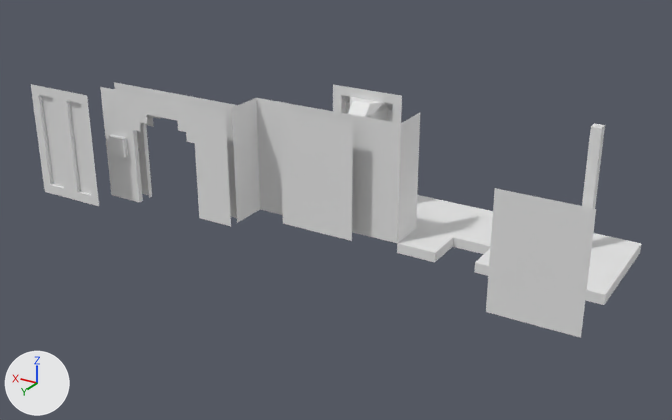
Before and after pictures for a commit that changed the glTF model assets/graphics/models/isisian_level_meshes.glb.
Camera for both pictures: a 50 mm camera at (-11.12, 16.05, 9.52) aimed at (-0.13, -2.26, 0.36). The lights are fixed; the arrows at lower left show +X, +Y and +Z. Vertices at the same position are counted once.

Script lines for the objects in view, before the commit:
```python
me_cube_005 = bpy.data.meshes.new('Cube.005')
me_cube_005.from_pydata(...)  # 12 vertices, 12 faces; spans x -1.0..1.0, y 0.0, z 0.0..3.0
# before: 0 (1.0, 0.0, 1.0), 1 (1.0, 0.0, 0.0), 2 (0.0, 0.0, 1.0), 3 (1.0, 0.0, 2.0), 4 (0.0, 0.0, 2.0)
# before: 6 (0.0, 0.0, 3.0) at pixel (325, 109), 7 (1.0, 0.0, 3.0) at pixel (290, 103), 11 (0.0, 0.0, 0.0)
me_cube_006 = bpy.data.meshes.new('Cube.006')
me_cube_006.from_pydata(...)  # 12 vertices, 12 faces; spans x 0.0..1.0, y -1.0..0.0, z 0.0..3.0
me_cube_007 = bpy.data.meshes.new('Cube.007')
me_cube_007.from_pydata(...)  # 181 vertices, 286 faces; spans x -1.0..1.0, y -0.25..0.75, z 0.0..3.0
me_cube_008 = bpy.data.meshes.new('Cube.008')
me_cube_008.from_pydata(...)  # 12 vertices, 12 faces; spans x -1.0..0.0, y 0.0..1.0, z 0.0..3.0
me_cube_016 = bpy.data.meshes.new('Cube.016')
me_cube_016.from_pydata(...)  # 12 vertices, 12 faces; spans x -1.0..1.0, y 0.0, z 0.0..3.0
# before: 0 (1.0, 0.0, 1.0) at pixel (281, 186), 1 (1.0, 0.0, 0.0) at pixel (282, 223), 2 (0.0, 0.0, 1.0) at pixel (316, 194), 3 (1.0, 0.0, 2.0) at pixel (280, 148), 4 (0.0, 0.0, 2.0) at pixel (315, 155)
# before: 6 (0.0, 0.0, 3.0) at pixel (315, 114), 7 (1.0, 0.0, 3.0) at pixel (279, 108), 11 (0.0, 0.0, 0.0) at pixel (316, 232)
ob_wall_a = bpy.data.objects.new('Wall A', me_cube_005)
ob_wall_a.location = (0.0, -2.0, 0.0)
ob_wall_a_inner_corner = bpy.data.objects.new('Wall A Inner Corner', me_cube_008)
ob_wall_a_inner_corner.location = (2.0, -2.0, 0.0)
ob_wall_a_lights = bpy.data.objects.new('Wall A Lights', me_cube_016)
ob_wall_a_lights.location = (0.0, -1.56, 0.0)
ob_wall_a_outer_corner = bpy.data.objects.new('Wall A Outer Corner', me_cube_006)
ob_wall_a_outer_corner.location = (-2.0, -2.0, 0.0)
ob_wall_face = bpy.data.objects.new('Wall Face', me_cube_007)
ob_wall_face.location = (0.0, -4.0, 0.0)
# also in view: 'Wall B Light Thin' at (7.22, -0.05, 1.5); 'Wall C Light Thin' at (-6.59, 0.0, 1.38); 'Wall C Thin' at (-5.59, 0.0, 1.38); 'Panel B' at (-4.0, -4.0, -0.12); 'Panel C Small' at (-6.5, -2.5, -0.12)
```
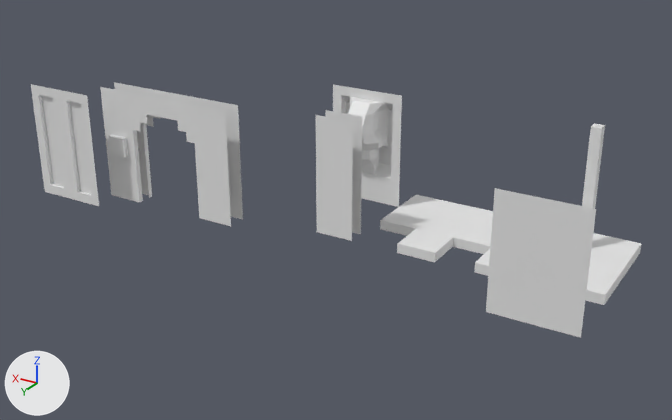
What differs and where, as boxes [x1, y1, x2, y2] in the pictures (672 x 420 px):
'Wall A Lights', reshaped (49% narrower)
    before: [280, 108, 353, 241]
    after: [316, 115, 353, 241]
'Wall A Outer Corner', deleted
    before: [361, 113, 420, 243]
'Wall A Inner Corner', deleted
    before: [232, 98, 290, 223]
'Wall A', reshaped (48% narrower)
    before: [290, 104, 362, 234]
    after: [325, 110, 362, 234]
part 1 of me_cube_005, deleted
    before: [290, 104, 325, 116]
part 2 of me_cube_016, deleted
    before: [280, 108, 317, 232]
'Wall Face', unchanged, uncovered by the edit
    before: [333, 85, 402, 123]
    after: [333, 85, 402, 207]

What changed in the scene script:
```text
Change me_cube_005:
    where me_cube_005.from_pydata(...)  # 12 vertices, 12 faces; spans x -1.0..1.0, y 0.0, z 0.0..3.0
    used by ob_wall_a; location = (0.0, -2.0, 0.0)
    verts and faces of me_cube_005; kept vertices keep their numbers, new ones are numbered from 12
    me_cube_005 part 1
    add delete_vertices([0, 1, 3, 7])  # with the faces that use them
Change me_cube_016:
    where me_cube_016.from_pydata(...)  # 12 vertices, 12 faces; spans x -1.0..1.0, y 0.0, z 0.0..3.0
    used by ob_wall_a_lights; location = (0.0, -1.56, 0.0)
    verts and faces of me_cube_016; kept vertices keep their numbers, new ones are numbered from 12
    me_cube_016 part 2
    add delete_vertices([0, 1, 3, 7])  # with the faces that use them
Remove ob_wall_a_outer_corner:
    ob_wall_a_outer_corner = bpy.data.objects.new('Wall A Outer Corner', me_cube_006)
    ob_wall_a_outer_corner.location = (-2.0, -2.0, 0.0)
Remove ob_wall_a_inner_corner:
    ob_wall_a_inner_corner = bpy.data.objects.new('Wall A Inner Corner', me_cube_008)
    ob_wall_a_inner_corner.location = (2.0, -2.0, 0.0)
```
